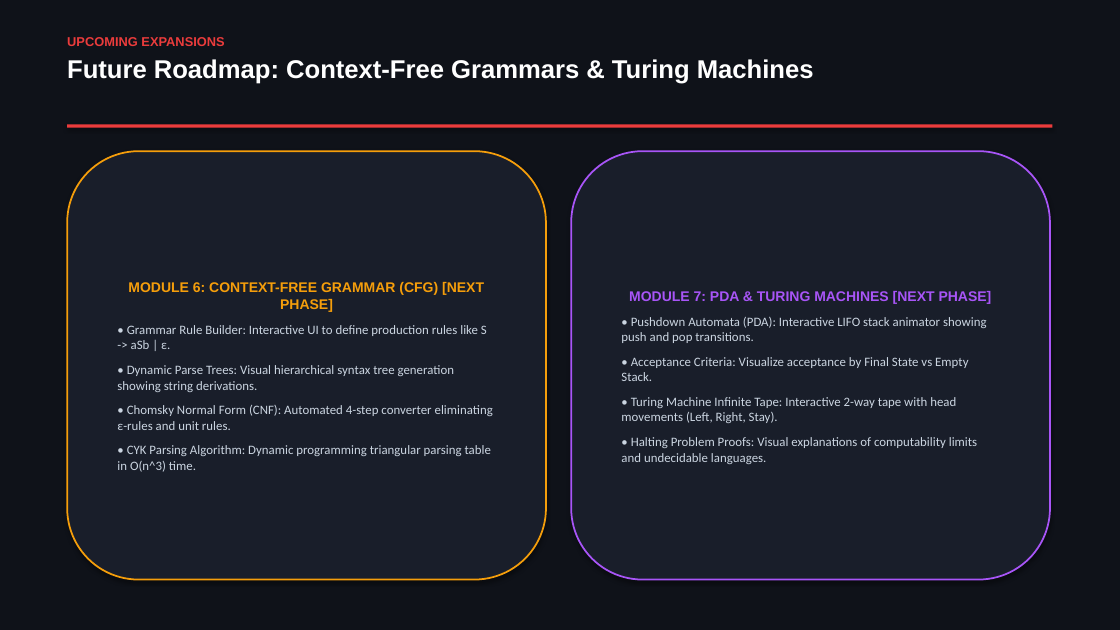
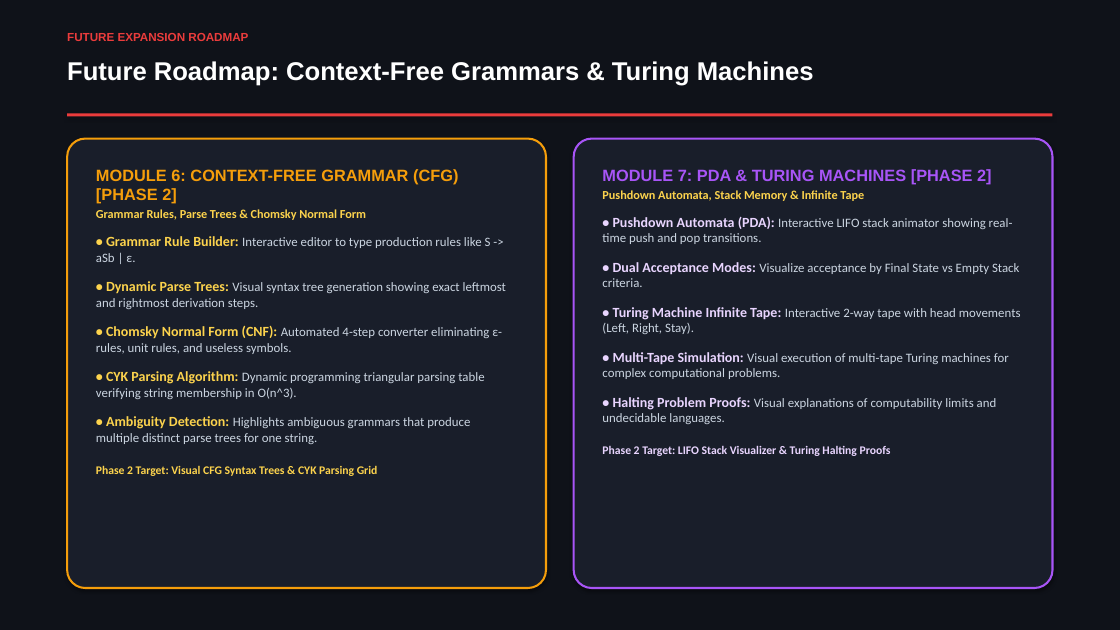
Before and after one commit to akash20065ray-sys/Logic_verse, a slide deck: slide 12 of LogicVerse_Presentation_Without_Names.pptx. Drawn at 1120x630 pixels with LibreOffice and Linux fonts; fonts in the diff are those of the drawing. Boxes give left, top, right and bottom in pixels: in the first picture for what was removed or moved away, otherwise in the second. Text is boxed around its words. In the diff, an @@ line names an element or a change of style, - is before the commit and + after.

```diff
--- a/LogicVerse_Presentation_Without_Names.pptx
+++ b/LogicVerse_Presentation_Without_Names.pptx
@@ text at (x1=67, y1=37, x2=224, y2=46): paragraph removed @@
-UPCOMING EXPANSIONS
@@ text "Future Roadmap: Context-Free Grammars & ..." moved from (x1=67, y1=37, x2=814, y2=84) to (x1=67, y1=61, x2=814, y2=86) @@
@@ text "Future Roadmap: Context-Free Grammars & ..." at (x1=67, y1=61, x2=814, y2=86): less space between paragraphs @@
@@ text added at (x1=67, y1=33, x2=248, y2=41), 10 pt, text #EB3C3C, bold @@
+FUTURE EXPANSION ROADMAP
@@ rectangle moved from (x1=67, y1=124, x2=1053, y2=128) to (x1=67, y1=113, x2=1053, y2=117) @@
@@ rounded rectangle "MODULE 6: CONTEXT-FREE GRAMMAR (CFG) ..." resized from (x1=67, y1=151, x2=546, y2=580) to (x1=67, y1=139, x2=546, y2=588) @@
@@ rounded rectangle "MODULE 6: CONTEXT-FREE GRAMMAR (CFG) ..." at (x1=67, y1=139, x2=546, y2=588): vertical alignment middle to top; outline #F59E0B 1.5 pt to #F59E0B 1.75 pt; proportions changed @@
@@ rounded rectangle "MODULE 7: PDA & TURING ..." resized from (x1=571, y1=151, x2=1050, y2=580) to (x1=574, y1=139, x2=1053, y2=588) @@
@@ rounded rectangle "MODULE 7: PDA & TURING ..." at (x1=574, y1=139, x2=1053, y2=588): vertical alignment middle to top; outline #A855F7 1.5 pt to #A855F7 1.75 pt; proportions changed @@
@@ text in rounded rectangle at (x1=96, y1=169, x2=506, y2=476): text changed @@
-MODULE 6: CONTEXT-FREE GRAMMAR (CFG) [NEXT PHASE]
-• Grammar Rule Builder: Interactive UI to define production rules like S -> aSb | ε.
-• Dynamic Parse Trees: Visual hierarchical syntax tree generation showing string derivations.
-• Chomsky Normal Form (CNF): Automated 4-step converter eliminating ε-rules and unit rules.
-• CYK Parsing Algorithm: Dynamic programming triangular parsing table in O(n^3) time.
+MODULE 6: CONTEXT-FREE GRAMMAR (CFG) [PHASE 2]
+Grammar Rules, Parse Trees & Chomsky Normal Form
+• Grammar Rule Builder: Interactive editor to type production rules like S -> aSb | ε.
+• Dynamic Parse Trees: Visual syntax tree generation showing exact leftmost and rightmost derivation steps.
+• Chomsky Normal Form (CNF): Automated 4-step converter eliminating ε-rules, unit rules, and useless symbols.
+• CYK Parsing Algorithm: Dynamic programming triangular parsing table verifying string membership in O(n^3).
+• Ambiguity Detection: Highlights ambiguous grammars that produce multiple distinct parse trees for one string.
+Phase 2 Target: Visual CFG Syntax Trees & CYK Parsing Grid
@@ text in rounded rectangle at (x1=602, y1=169, x2=1019, y2=287): text changed; bold on @@
-MODULE 7: PDA & TURING MACHINES [NEXT PHASE]
-• Pushdown Automata (PDA): Interactive LIFO stack animator showing push and pop transitions.
-• Acceptance Criteria: Visualize acceptance by Final State vs Empty Stack.
+MODULE 7: PDA & TURING MACHINES [PHASE 2]
+Pushdown Automata, Stack Memory & Infinite Tape
+• Pushdown Automata (PDA): Interactive LIFO stack animator showing real-time push and pop transitions.
+• Dual Acceptance Modes: Visualize acceptance by Final State vs Empty Stack criteria.
@@ text in rounded rectangle at (x1=602, y1=307, x2=1021, y2=424): size 11 to 12 pt, text colour #CBD5E1 to #E9D5FF, bold on in "• Turing Machine Infinite Tape:", "• Halting Problem Proofs:"; more space between paragraphs @@
@@ text in rounded rectangle at (x1=602, y1=352, x2=1009, y2=379): paragraph added @@
+• Multi-Tape Simulation: Visual execution of multi-tape Turing machines for complex computational problems.
@@ text in rounded rectangle at (x1=602, y1=446, x2=891, y2=456): paragraph added @@
+Phase 2 Target: LIFO Stack Visualizer & Turing Halting Proofs
```
Also in this commit, not shown: 11 other slides changed, 1 slide added, 1 slide removed, 2 other files.
